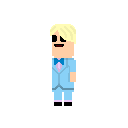
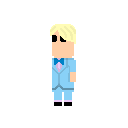
Layer changes from the first 128px x 128px image to the second:
painted on "Layer 1" over [54, 44, 64, 47]
